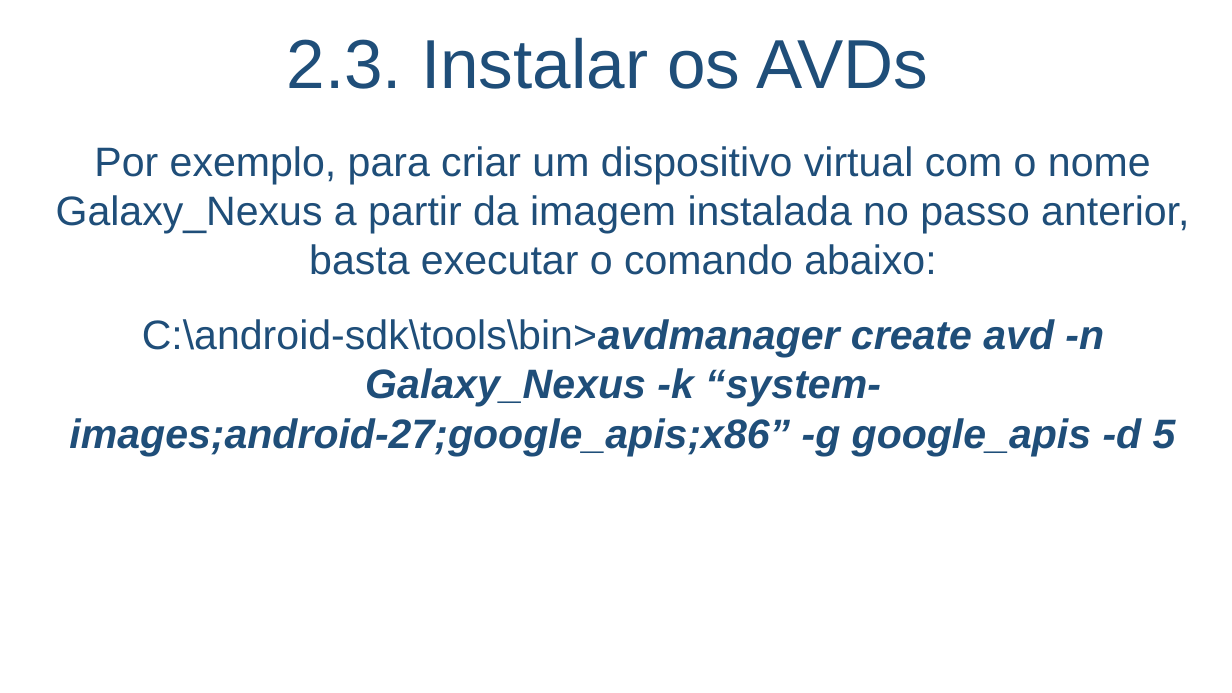
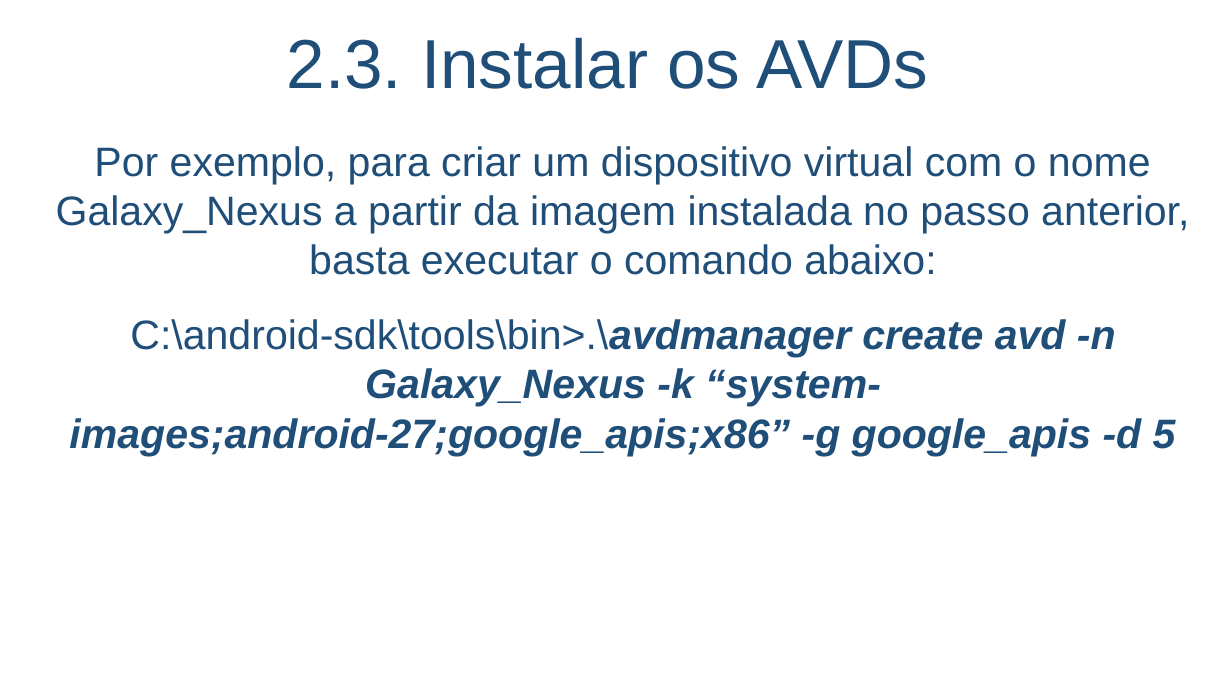
Before and after one commit to salmo-jr/public-slides, a slide deck: slide 20 of building-games-for-Android.pptx. Drawn at 1232x693 pixels with LibreOffice and Linux fonts; fonts in the diff are those of the drawing; background and template pictures are left out. Boxes give left, top, right and bottom in pixels: in the first picture for what was removed or moved away, otherwise in the second. Text is boxed around its words. In the diff, an @@ line names an element or a change of style, - is before the commit and + after.

```diff
--- a/building-games-for-Android.pptx
+++ b/building-games-for-Android.pptx
@@ text at (69,319,1176,456): text changed @@
-C:\android-sdk\tools\bin>avdmanager create avd -n Galaxy_Nexus -k “system-images;android-27;google_apis;x86” -g google_apis -d 5
+C:\android-sdk\tools\bin>.\avdmanager create avd -n Galaxy_Nexus -k “system-images;android-27;google_apis;x86” -g google_apis -d 5
```
Also in this commit, not shown: 7 other slides changed.
